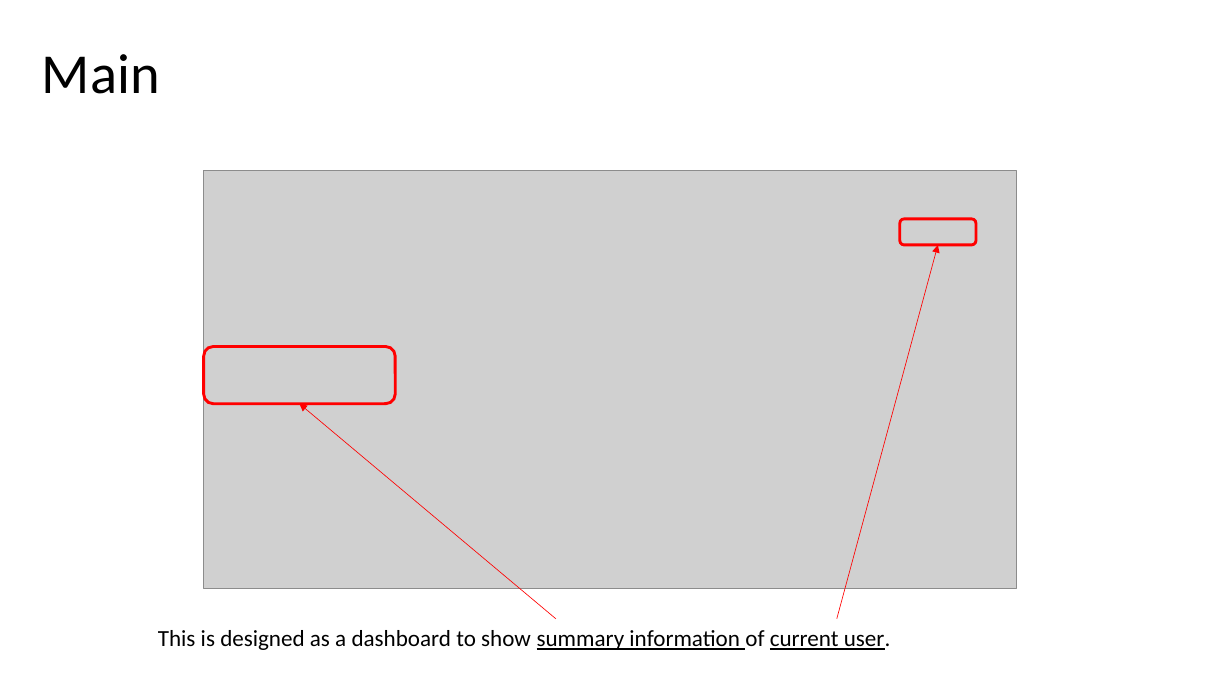
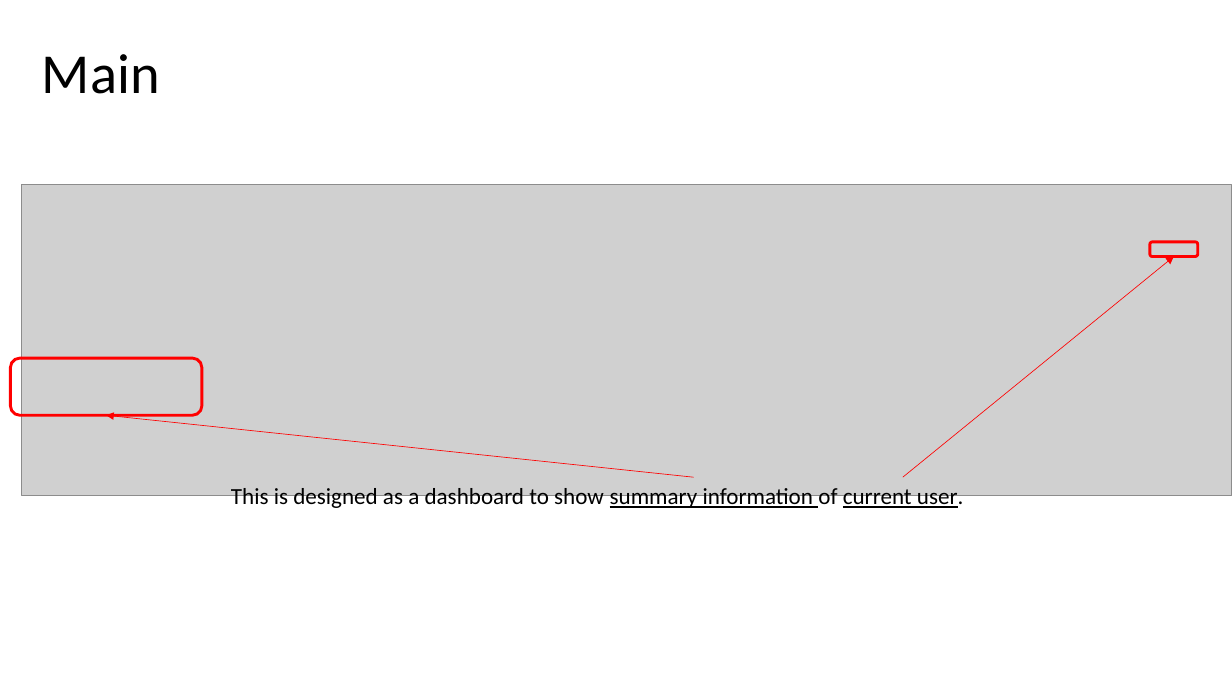
Before and after one commit to ZirconiumZr/UOB_SIT, a slide deck: slide 5 of uob_website/analysis/utils/Voice_To_Text_Analysis_Web_UserGuide.pptx. Drawn at 1232x693 pixels with LibreOffice and Linux fonts; fonts in the diff are those of the drawing; grey boxes stand for pictures. Boxes give left, top, right and bottom in pixels: in the first picture for what was removed or moved away, otherwise in the second. Text is boxed around its words. In the diff, an @@ line names an element or a change of style, - is before the commit and + after.

Commit message:
Update user guide ppt

```diff
--- a/uob_website/analysis/utils/Voice_To_Text_Analysis_Web_UserGuide.pptx
+++ b/uob_website/analysis/utils/Voice_To_Text_Analysis_Web_UserGuide.pptx
@@ picture: place and size @@
-picture at (203,171,1017,589)
+picture at (22,185,1232,496)
@@ arrow moved from (837, 619) - (938, 245) to (903, 477) - (1174, 257) @@
@@ rounded rectangle: place and size @@
-rounded rectangle at (900,219,976,245)
+rounded rectangle at (1150,242,1198,257)
@@ rounded rectangle: place and size @@
-rounded rectangle at (203,347,395,404)
+rounded rectangle at (10,359,201,416)
@@ arrow moved from (556, 619) - (299, 404) to (694, 477) - (106, 415) @@
@@ text "This is designed as a ...": place and size @@
-text "This is designed as a ..." at (158,630,891,650)
+text "This is designed as a ..." at (231,488,964,511)
```
Also in this commit, not shown: 5 other slides changed.
